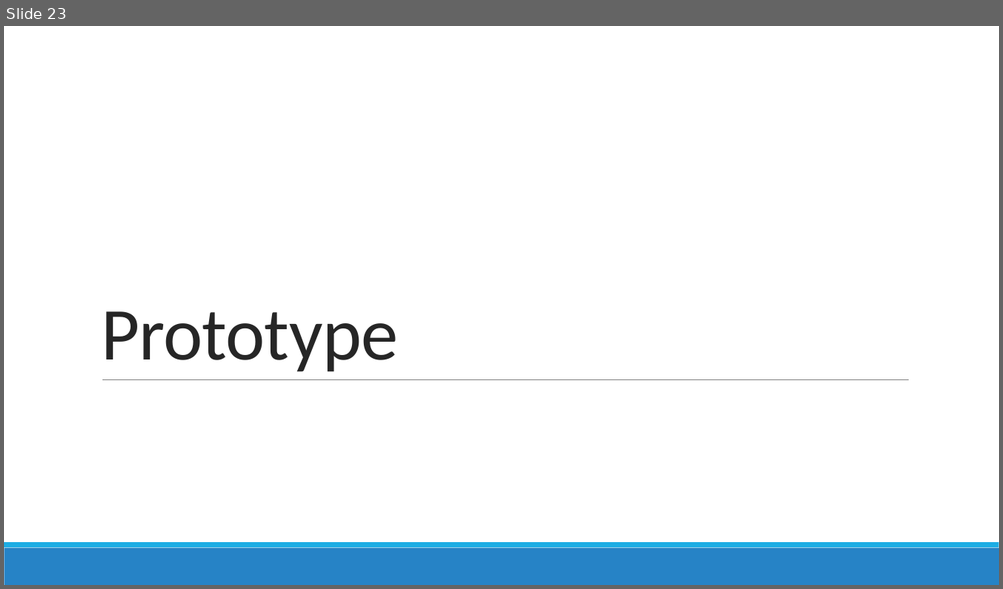
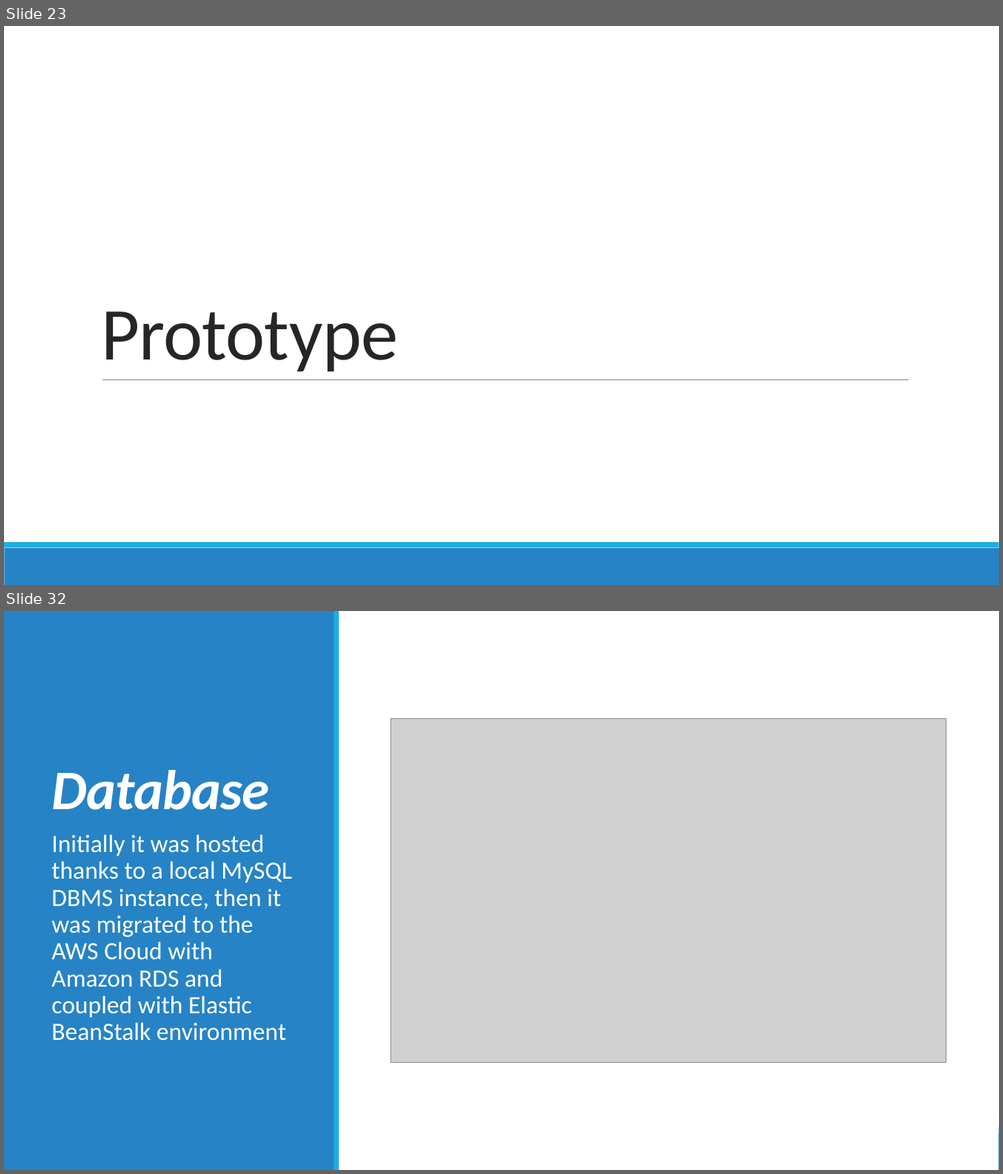
Before and after one commit to sarapeddy/drying-rack-smart, a slide deck: SMART STENDINO.pptx. Shown one above the other, each under a label of ours: slide 23 before the commit, slides 23 and 32 after it; the slides between them are not shown. The pictures are 1003x589 and 1003x1174 pixels, drawn with LibreOffice and Linux fonts; fonts in the diff are those of the drawing; grey boxes stand for pictures. Boxes give left, top, right and bottom in pixels: in the first picture for what was removed or moved away, otherwise in the second. Text is boxed around its words. In the diff, an @@ line names an element or a change of style, - is before the commit and + after.

```diff
--- a/SMART STENDINO.pptx
+++ b/SMART STENDINO.pptx
@@ slide 32 added at bbox=[4, 611, 999, 1170], background #FFFFFF; not listed: 2 template elements that a slide beside it also shows @@
@@ rectangle added at bbox=[4, 611, 999, 1170], fill #FFFFFF @@
@@ rectangle added at bbox=[4, 611, 335, 1170], fill #2683C6 @@
@@ rectangle added at bbox=[334, 611, 339, 1170], fill #1CADE4 @@
@@ picture added at bbox=[391, 719, 945, 1063] @@
@@ title added at bbox=[51, 770, 269, 810], 54 pt, text #FFFFFF, bold, italic @@
+Database
@@ text added at bbox=[51, 834, 292, 1041], 24 pt, text #FFFFFF @@
+  Initially it was hosted thanks to a local MySQL DBMS instance, then it was migrated to the AWS Cloud with Amazon RDS and coupled with Elastic BeanStalk environment
```
Also in this commit, not shown: 4 slides changed, 10 other slides added, 3 slides removed.
